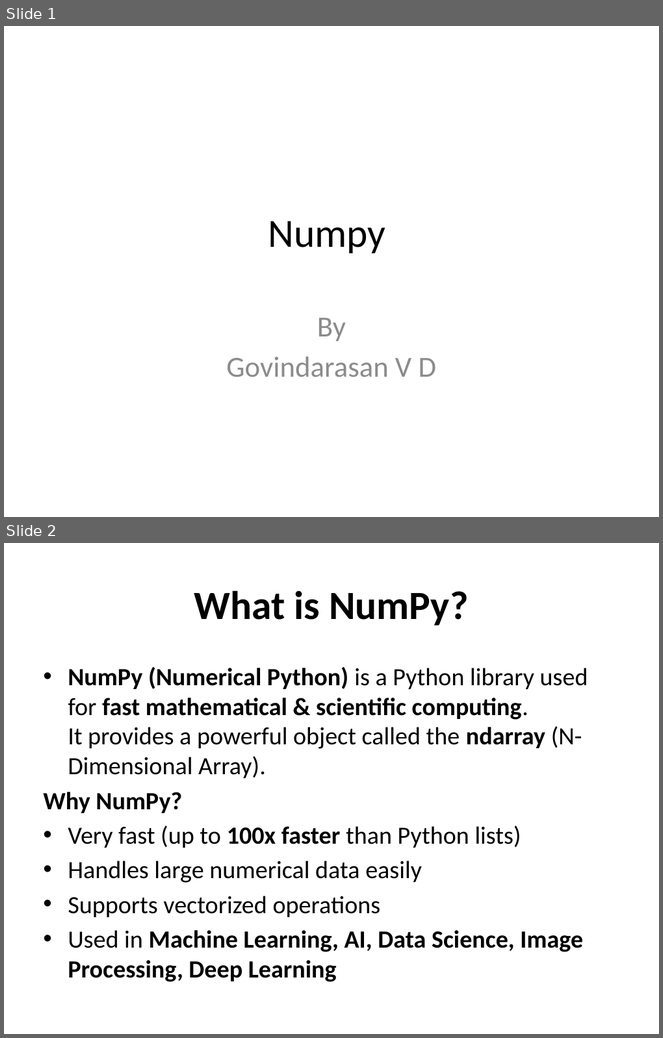
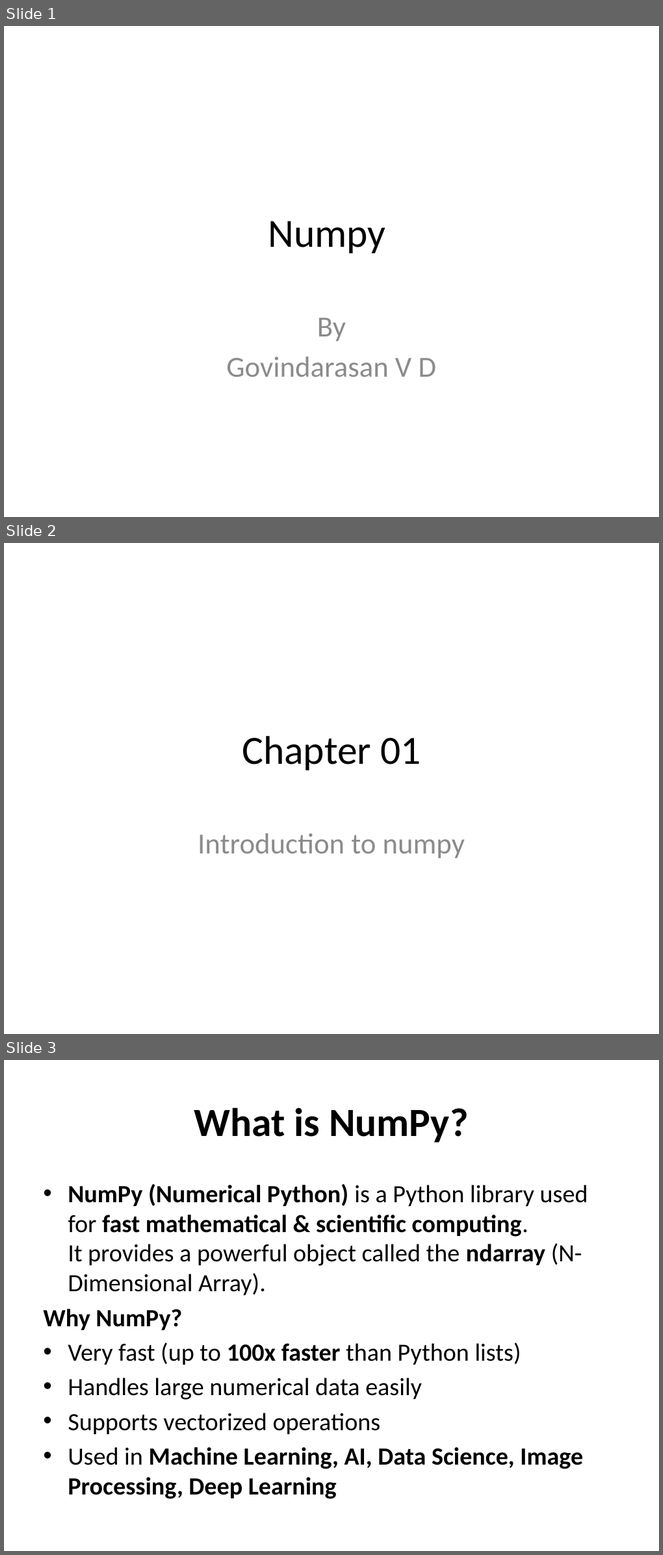
Before and after one commit to tamilgovind2025/tamilgovind2025_projects, a slide deck: 00_python_projects/01_numpy/00_numpy_complete_notes.pptx. Shown one above the other, each under a label of ours: slides 1 and 2 before the commit, slides 1, 2 and 3 after it. The pictures are 663x1038 and 663x1555 pixels, drawn with LibreOffice and Linux fonts; fonts in the diff are those of the drawing. Boxes give left, top, right and bottom in pixels: in the first picture for what was removed or moved away, otherwise in the second. Text is boxed around its words. In the diff, an @@ line names an element or a change of style, - is before the commit and + after.

Commit message:
numpy ver2 updated

```diff
--- a/00_python_projects/01_numpy/00_numpy_complete_notes.pptx
+++ b/00_python_projects/01_numpy/00_numpy_complete_notes.pptx
@@ slide 2 added at box(4, 543, 659, 1034), background #FFFFFF @@
@@ title added at box(242, 736, 421, 771), 44 pt, text #000000 @@
+Chapter 01
@@ subtitle added at box(198, 834, 465, 858), 32 pt, text #8C8C8C @@
+Introduction to numpy
@@ what was slide 2 is now slide 3 @@
```
Also in this commit, not shown: 4 other slides added, 6 other files.
